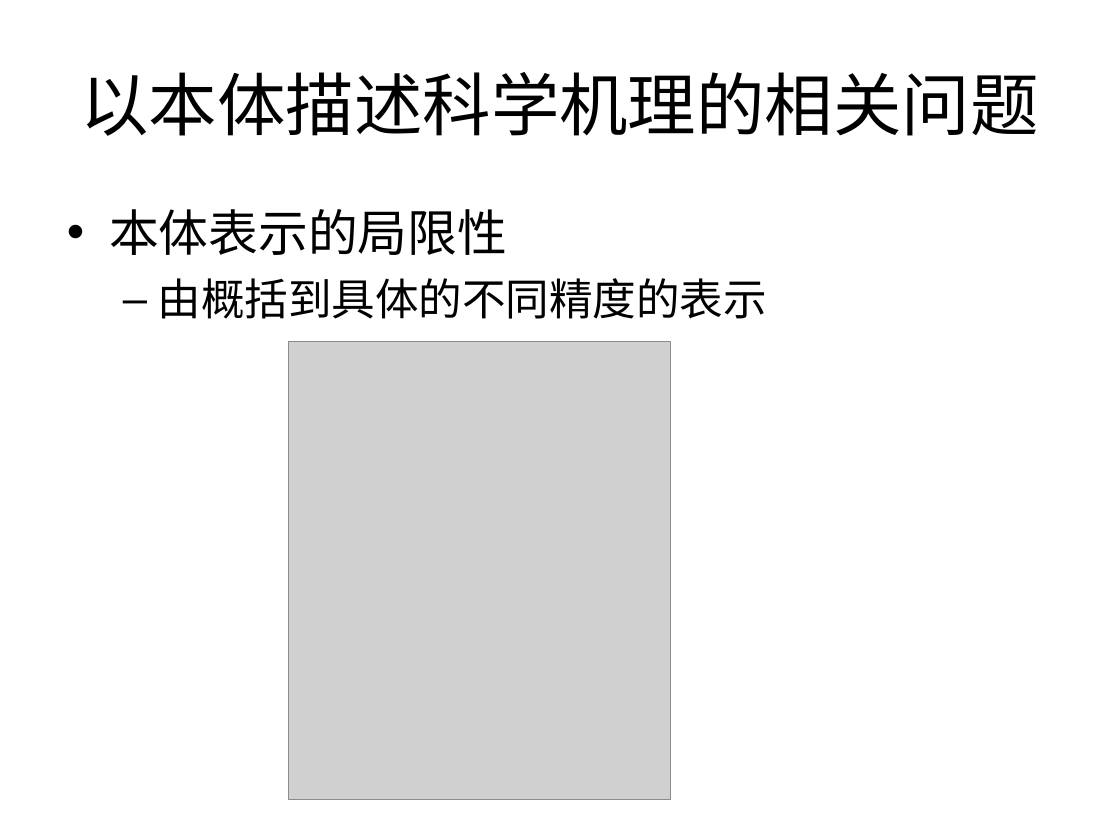
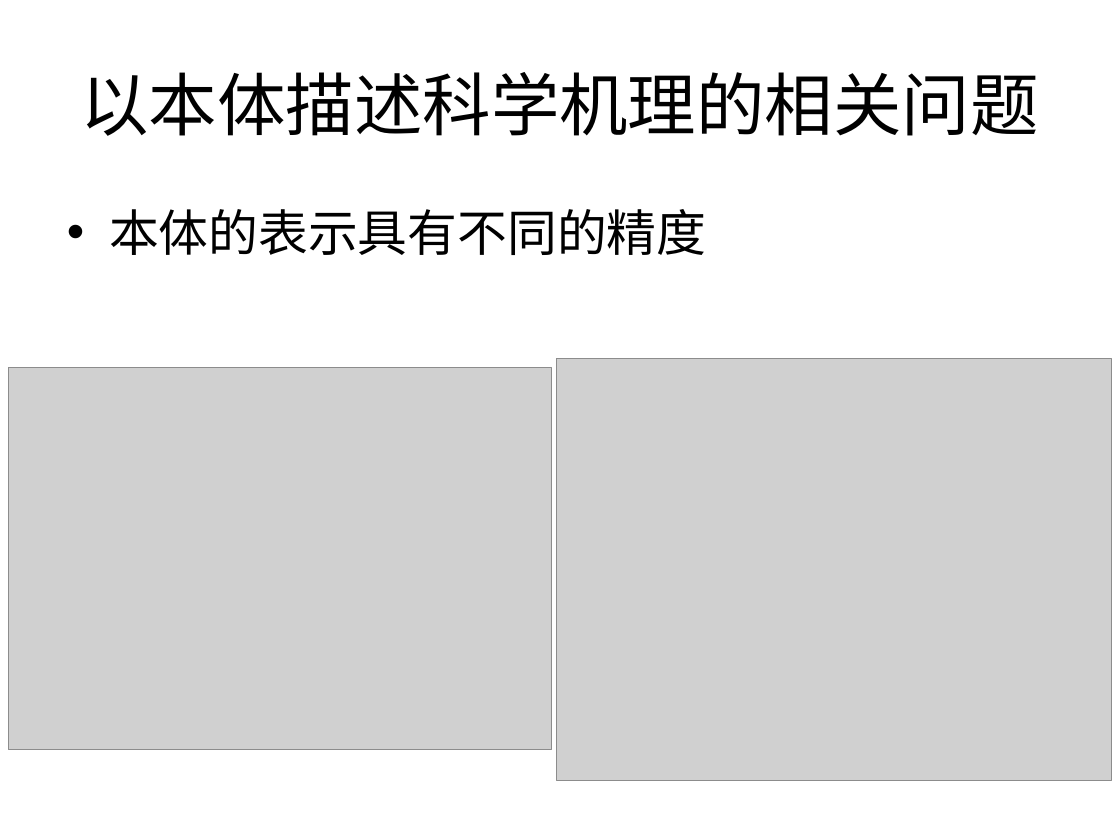
Before and after one commit to Nookleptia/qianmen3d, a slide deck: slide 41 of 毕设文件/毕设提纲.ppt (slide 39 before the commit). Drawn at 1120x840 pixels with LibreOffice and Linux fonts; fonts in the diff are those of the drawing; grey boxes stand for pictures. Boxes give left, top, right and bottom in pixels: in the first picture for what was removed or moved away, otherwise in the second. Text is boxed around its words. In the diff, an @@ line names an element or a change of style, - is before the commit and + after.

```diff
--- a/毕设文件/毕设提纲.ppt
+++ b/毕设文件/毕设提纲.ppt
@@ text at (x1=109, y1=209, x2=707, y2=255): text changed; size 28 to 32 pt @@
-• 本体表示的局限性
-  – 由概括到具体的不同精度的表示
+• 本体的表示具有不同的精度
@@ picture added at (x1=557, y1=358, x2=1111, y2=781) @@
@@ picture resized from (x1=289, y1=342, x2=671, y2=800) to (x1=8, y1=367, x2=551, y2=749) @@
```
Also in this commit, not shown: 8 other slides changed, 2 slides added, 3 other files.
